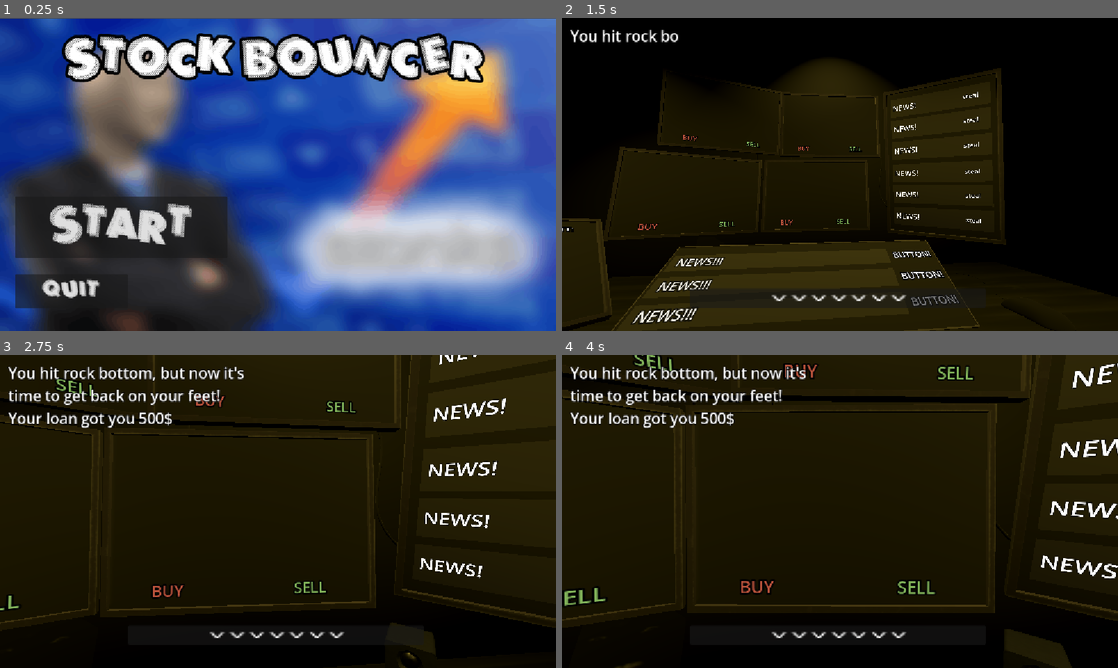
Above: before the commit, frames 1-4 (two rows, left to right).
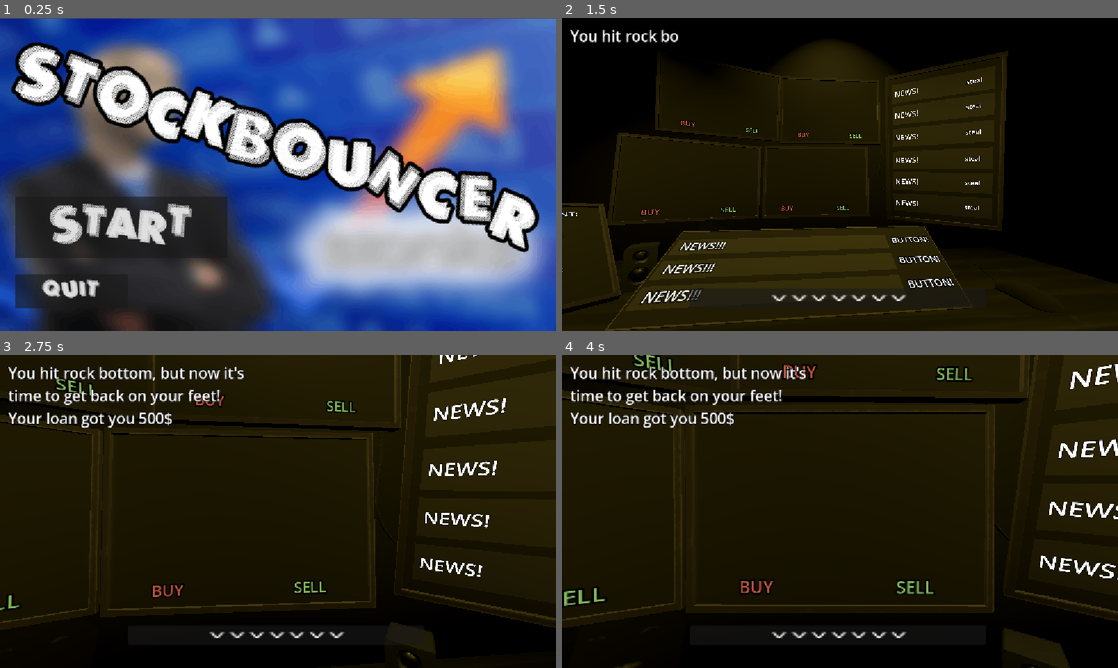
Above: after the commit, the same moments.

Repository: Lilly12568/Stockbouncer
Game: Godot game, scene res://mainmenu.tscn
Two runs of this game, one before a commit and one after it. Both use one fixed random seed, a clock stepped at 60 frames per second and the inputs below. Sound files missing from this copy of the repository are replaced by a short silence.
Inputs (mouse positions are in pixels of both pictures, inside the frame that each line leads up to):
- Up to frame 1 (0.25 s): no input
- Up to frame 2 (1.5 s): click "START" at 0.5 s; tap F at 1.25 s; move the mouse to (962, 158) at 1.27 s; hold F from 1.28 s (still down); click (962, 158) at 1.42 s
- Up to frame 3 (2.75 s): move the mouse to (166, 527) at 2.02 s; release F at 2.03 s; tap F at 2.1 s; click (166, 527) at 2.17 s
- Up to frame 4 (4 s): move the mouse to (895, 442) at 2.77 s; hold F 2.78-3.53 s; click (895, 442) at 2.92 s; move the mouse to (812, 574) at 3.52 s; tap F at 3.6 s; click (812, 574) at 3.67 s

The runs differ from the first frame. In frame 1, 24% of the frame differs, in the area x 2-98%, y 4-76%; in frame 2, 9.4%; in frame 3, 1.1%; in frame 4, 2.7%.

Commit message:
Add tutorial text audio

Diff:
--- a/Scenes/camera_3d.gd
+++ b/Scenes/camera_3d.gd
@@ -62,7 +62,7 @@
 		base_position = base_position.lerp(destination_pos, weight)
 		base_rotation = base_rotation.slerp(destination_rot, weight)
 
-		if base_position.distance_to(destination_pos) < 0.01:
+		if base_position.distance_to(destination_pos) < 0.001:
 			base_position = destination_pos
 			base_rotation = destination_rot
 			moving = false
--- a/Scenes/main.tscn
+++ b/Scenes/main.tscn
@@ -27,6 +27,7 @@
 [ext_resource type="Texture2D" uid="uid://ctt65wbqn3mgj" path="res://exascript.jpeg" id="24_3pmx8"]
 [ext_resource type="PackedScene" uid="uid://co2un41yeib3k" path="res://side_monitor.tscn" id="26_cbgmd"]
 [ext_resource type="Script" uid="uid://dq0pxjmut0dg3" path="res://Scenes/tutorial.gd" id="27_1w6v2"]
+[ext_resource type="AudioStream" uid="uid://cmx65xwqopc3m" path="res://ding.mp3" id="28_ueoa1"]
 
 [sub_resource type="CylinderMesh" id="CylinderMesh_lfxu0"]
 
@@ -53,7 +54,7 @@
 script = ExtResource("1_6bp64")
 
 [node name="InsiderTradingGameSpeaker" type="MeshInstance3D" parent="." unique_id=1667637689]
-transform = Transform3D(0.34881833, -0.19844814, -8.674443e-09, 0, -1.7542154e-08, 0.40131772, -0.19844814, -0.34881833, -1.5247334e-08, -0.82709944, 1.6788137, 2.194303)
+transform = Transform3D(0.34881833, -0.19844814, -8.674443e-09, 0, -1.7542154e-08, 0.40131772, -0.19844814, -0.34881833, -1.5247334e-08, -0.8373039, 1.6788138, 1.5619973)
 material_override = ExtResource("2_jjvhh")
 mesh = ExtResource("3_kry3j")
 
@@ -95,7 +96,7 @@
 transform = Transform3D(1, 0, 0, 0, 1, 0, 0, 0, 1, 1.3917657, 1.6966377, 0)
 
 [node name="Camera3D" type="Camera3D" parent="Player2" unique_id=693597734]
-transform = Transform3D(-0.034899343, 0.17354241, 0.98420787, 0, 0.9848078, -0.1736482, -0.99939084, -0.0060602077, -0.034369145, 0.21514165, 0.5436722, 0)
+transform = Transform3D(-0.034899347, 0.09484476, 0.9948802, 0, 0.9954867, -0.09490256, -0.9993908, -0.003312037, -0.034741826, 0.21514165, 0.5436722, 0)
 current = true
 script = ExtResource("6_6bp64")
 z_offset = 1.0
@@ -243,6 +244,10 @@
 label_settings = SubResource("LabelSettings_1w6v2")
 autowrap_mode = 3
 
+[node name="TutorialDings" type="AudioStreamPlayer3D" parent="Tutorial" unique_id=1647605060]
+stream = ExtResource("28_ueoa1")
+volume_db = -10.698
+
 [node name="MeshInstance3D4" type="MeshInstance3D" parent="." unique_id=2108517283]
 transform = Transform3D(1, 0, 0, 0, 1, 0, 0, 0, 1, 2.0070553, 4.3164063, 11.205603)
 mesh = SubResource("BoxMesh_lfxu0")
--- a/Scenes/tutorial.gd
+++ b/Scenes/tutorial.gd
@@ -5,6 +5,7 @@
 @export var text_wait_time: float = 7
 
 @onready var text_label: Label = $Label
+@onready var ding_sound: AudioStreamPlayer3D = $TutorialDings
 
 
 var dialogue = [
@@ -36,6 +37,7 @@
 		for i in range(line.length()):
 			text_label.visible_characters = i + 1
 			await get_tree().create_timer(character_delay).timeout
+			ding_sound.play()
 
 		# Wait before displaying the next passage
 		await get_tree().create_timer(text_wait_time).timeout
--- a/mainmenu.tscn
+++ b/mainmenu.tscn
@@ -21,13 +21,15 @@
 scale = Vector2(1.7, 1.4227374)
 texture = ExtResource("1_d2nv2")
 
-[node name="Label" type="Label" parent="." unique_id=1327444199]
+[node name="Title" type="Label" parent="." unique_id=1327444199]
 layout_mode = 0
-offset_left = 134.0
-offset_top = 47.0
-offset_right = 999.0
-offset_bottom = 175.0
-text = "Stock Bouncer"
+offset_left = 48.999996
+offset_top = 56.000004
+offset_right = 914.0
+offset_bottom = 184.0
+rotation = 0.2884393
+scale = Vector2(1.3290814, 1.3290814)
+text = "Stockbouncer"
 label_settings = SubResource("LabelSettings_hjb8m")
 uppercase = true
 
Not shown, added: ding.mp3.import
Not shown, added: ding.mp3
